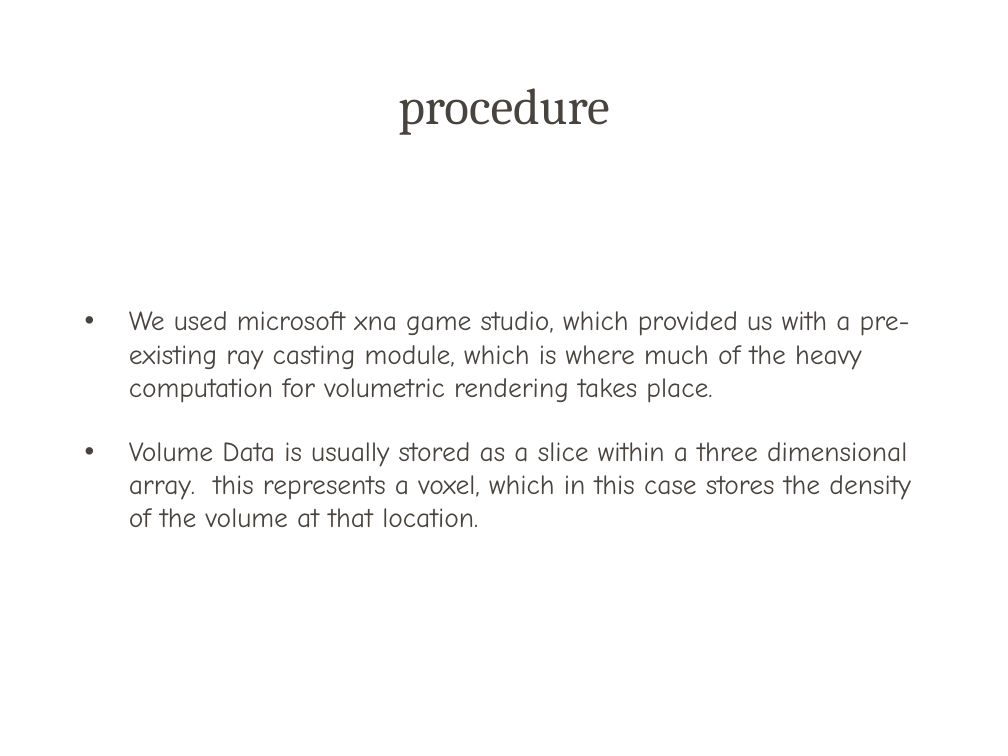
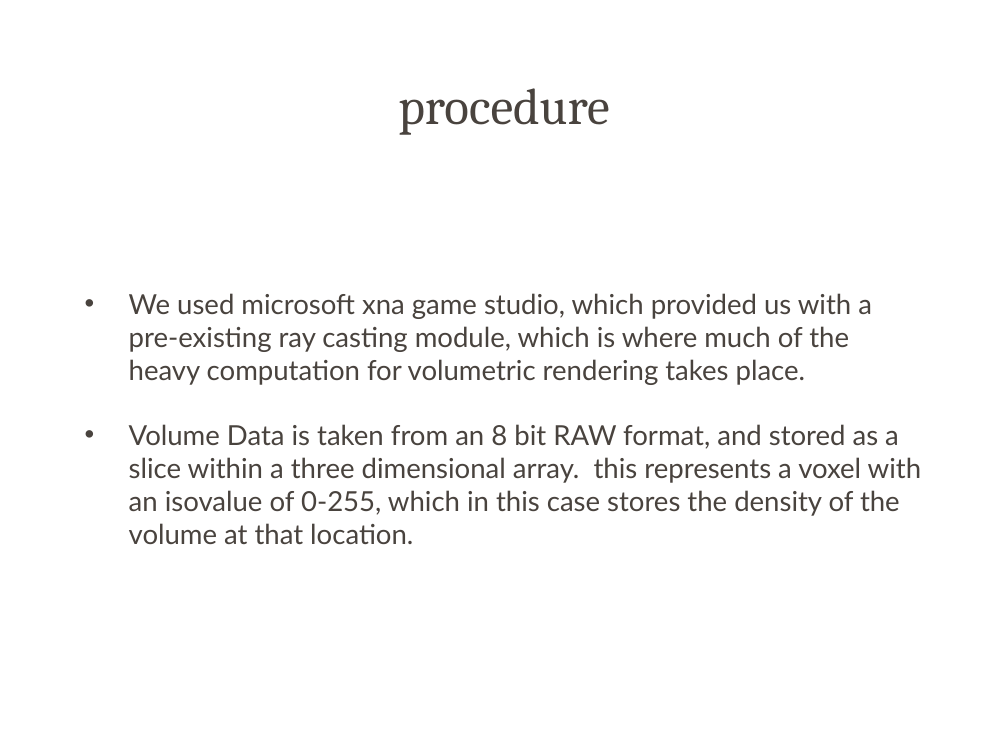
Before and after one commit to deltasquad451/xna-volumetric-renderer, a slide deck: slide 4 of volumerenderer.ppt. Drawn at 1008x756 pixels with LibreOffice and Linux fonts; fonts in the diff are those of the drawing; background and template pictures are left out. Boxes give left, top, right and bottom in pixels: in the first picture for what was removed or moved away, otherwise in the second. Text is boxed around its words. In the diff, an @@ line names an element or a change of style, - is before the commit and + after.

```diff
--- a/volumerenderer.ppt
+++ b/volumerenderer.ppt
@@ text at [129,293,872,385]: font Comic Neue to Lato in "We used microsoft xna game studio, which ..." @@
@@ text at [129,424,922,544]: text changed; font Comic Neue to Lato @@
-• Volume Data is usually stored as a slice within a three dimensional array. this represents a voxel, which in this case stores the density of the volume at that location.
+• Volume Data is taken from an 8 bit RAW format, and stored as a slice within a three dimensional array. this represents a voxel with an isovalue of 0-255, which in this case stores the density of the volume at that location.
```
Also in this commit, not shown: 1 other slide changed, 1 slide added.
